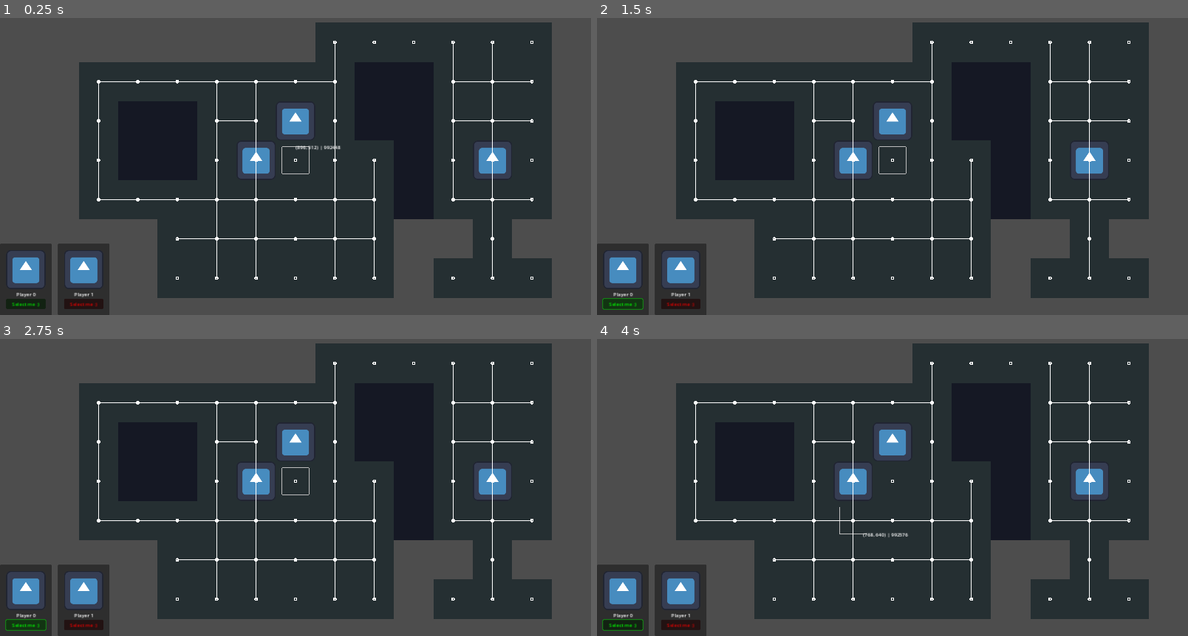
Above: before the commit, frames 1-4 (two rows, left to right).
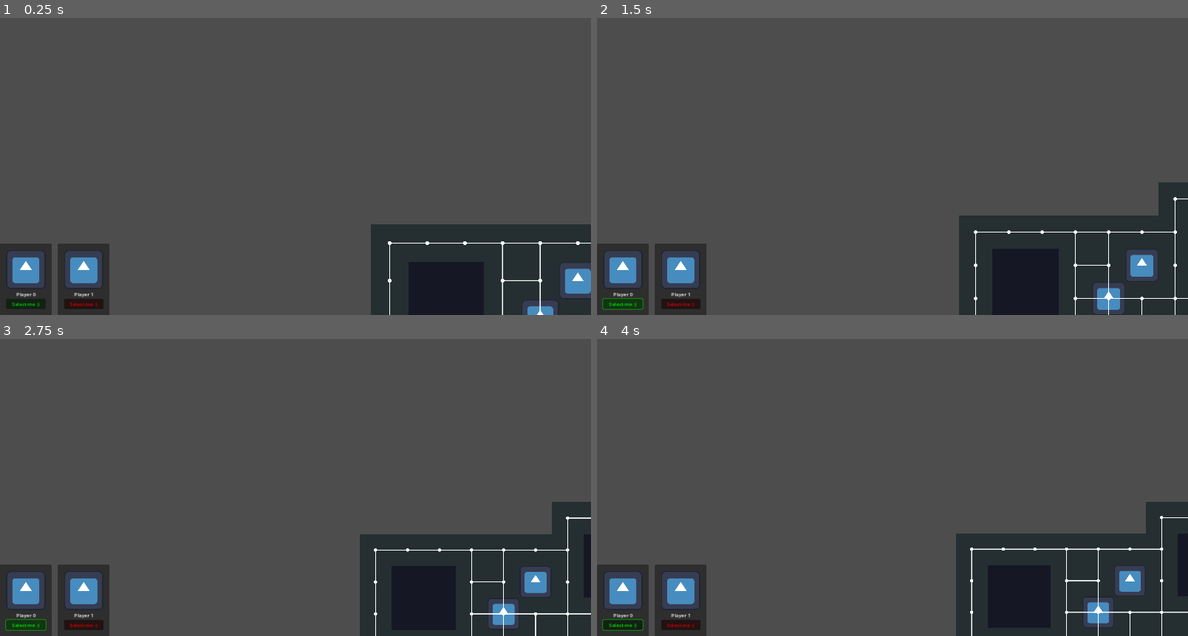
Above: after the commit, the same moments.

Repository: Petiazediter/godot-board-game
Game: Godot game, scene res://scenes/dungeon_scene.tscn
Two runs of this game, one before a commit and one after it. Both use one fixed random seed, a clock stepped at 60 frames per second and the inputs below. This scene is started directly instead of the project's main scene. The engine's default icon, where the game draws it, is replaced by a stand-in: a white triangle on a blue panel in a dark square.
Inputs (mouse positions are in pixels of both pictures, inside the frame that each line leads up to):
- Up to frame 1 (0.25 s): no input
- Up to frame 2 (1.5 s): click "Select me :)" at 0.5 s; click "Select me :)" at 1.25 s
- Up to frame 3 (2.75 s): click "Select me :)" at 2 s
- Up to frame 4 (4 s): move the mouse to (1022, 454) at 2.77 s; hold Right mouse button (move_to_grid) 2.78-3.5 s; click (1022, 454) at 2.92 s; tap Enter at 3.5 s; drag from (774, 487) to (862, 537) at 3.52 s

The runs differ from the first frame. In frame 1, 63% of the frame differs, in the area x 13-100%, y 1-100%; in frame 2, 64%; in frame 3, 64%; in frame 4, 64%.

Commit message:
feat: add camera zoom and movement

Diff:
--- a/nodes/AstarDebug/AstarDebug.gd
+++ b/nodes/AstarDebug/AstarDebug.gd
@@ -1,23 +1,24 @@
 extends Control
 
-var world: World
+var world: World;
 @export var board: Board;
 @onready var astar: AStar2D = board.astar if board else null;
 
 func _ready() -> void:
-	world = get_parent();
+	world = board.get_parent();
+	board.camera.on_camera_change.connect(queue_redraw);
 
 func position_has_obstacle(pos: Vector2):
 	return board.position_has_obstacle(pos);
 
 func _draw() -> void:
 	if not astar is AStar2D: return
-	var offset: Vector2 = Vector2( board.tile_set.tile_size / 2);
+	var offset: Vector2 = Vector2( board.tile_set.tile_size / 2) - global_position;
 	for point_id in astar.get_point_ids():
 		if astar.is_point_disabled(point_id): continue;
 		var point_position: Vector2 = astar.get_point_position(point_id);
 		if position_has_obstacle(point_position): continue;
-		draw_circle(point_position + offset, 4, Color.WHITE, false, 4);
+		draw_circle(point_position + offset, 4, Color.WHITE, false, 4, true);
 		var point_connections: PackedInt64Array = astar.get_point_connections(point_id);
 		var connected_positions = []
 		for connected_point in point_connections:
@@ -27,11 +28,11 @@
 			connected_positions.append(connected_point_position)
 
 		for connected_poistion in connected_positions:
-			draw_line(point_position + offset, connected_poistion + offset, Color.WHITE, 2);
+			draw_line(point_position + offset, connected_poistion + offset, Color.WHITE, 2, true);
 
 	var mouse_position = get_global_mouse_position();
 	if world.last_position:
-		draw_string(SystemFont.new(), mouse_position, "{last_position} | {point_id}".format([["last_position", world.last_position], ["point_id", world.board.get_point(world.last_position)] ]) )  #str(world.last_position))
+		draw_string(SystemFont.new(), mouse_position - global_position, "{last_position} | {point_id}".format([["last_position", world.last_position], ["point_id", world.board.get_point(world.last_position)] ]) )  #str(world.last_position))
 
 func _process(_delta: float) -> void:
 	queue_redraw();
--- a/nodes/AstarTileMap/AstarGridVisibility/AstarGridVisibilityLogic.gd
+++ b/nodes/AstarTileMap/AstarGridVisibility/AstarGridVisibilityLogic.gd
@@ -5,61 +5,48 @@
 var error_positions: Array[Vector2] = [];
 
 func draw_path(positions: Array[Vector2] = [], err_positions: Array[Vector2] = []) -> void:
-    add_draw_paths(positions);
-    add_error_paths(err_positions);
-    queue_redraw();
+	add_draw_paths(positions);
+	add_error_paths(err_positions);
+	queue_redraw();
 
 func add_draw_paths(positions: Array[Vector2]) -> void:
-    self.route_positions = get_valid_points(positions);
+	self.route_positions = get_valid_points(positions);
 
 func add_error_paths(positions: Array[Vector2]) -> void:
-    self.error_positions = get_valid_points(positions);
+	self.error_positions = get_valid_points(positions);
 
 func get_valid_points(positions: Array[Vector2]) -> Array[Vector2]:
-    if ( positions.size() == 0 ): return [];
-    var _valid_positions: Array[Vector2] = [];
-    for draw_position in positions:
-        var pos_id = board.get_point(draw_position);
-        if board.astar.has_point(pos_id):
-            _valid_positions.append(draw_position);
-    return _valid_positions;
+	if ( positions.size() == 0 ): return [];
+	var _valid_positions: Array[Vector2] = [];
+	for draw_position in positions:
+		var pos_id = board.get_point(draw_position);
+		if board.astar.has_point(pos_id):
+			_valid_positions.append(draw_position);
+	return _valid_positions;
+
+func _ready() -> void:
+	board.camera.on_camera_change.connect(queue_redraw);
 
 func _draw() -> void:
 	# if no position don't draw anything;
-    if (route_positions.size() == 0 and error_positions.size() == 0): return;
-    var tile_size = Vector2(board.tile_set.tile_size);
-    var MARGIN = 20
-    for route_pos in route_positions:
-        var point_id = board.get_point(route_pos);
-        if board.astar.is_point_disabled(point_id): continue;
-        draw_rectangle(route_pos, Vector2(tile_size), Color.GRAY, 1, Vector2(MARGIN,MARGIN));
+	if (route_positions.size() == 0 and error_positions.size() == 0): return;
+	var tile_size = Vector2(board.tile_set.tile_size);
+	var MARGIN = 20
+	for route_pos in route_positions:
+		var point_id = board.get_point(route_pos);
+		if board.astar.is_point_disabled(point_id): continue;
+		draw_rectangle_with_margin(route_pos, Vector2(tile_size), Color.GRAY, 1, Vector2(MARGIN,MARGIN));
 
-    for error_pos in error_positions:
-        var point_id = board.get_point(error_pos);
-        if board.astar.is_point_disabled(point_id): continue;
-        draw_rectangle(error_pos, Vector2(tile_size), Color.RED, 1, Vector2(MARGIN,MARGIN));
+	for error_pos in error_positions:
+		var point_id = board.get_point(error_pos);
+		if board.astar.is_point_disabled(point_id): continue;
+		draw_rectangle_with_margin(error_pos, Vector2(tile_size), Color.RED, 1, Vector2(MARGIN,MARGIN));
 
-func draw_rectangle(top_left_pos: Vector2, rect_size: Vector2, color: Color, width: int, margin: Vector2 = Vector2.ZERO) -> void:
-    # top left to top right
-    draw_line(
-        top_left_pos + margin,
-        top_left_pos + Vector2(rect_size.x, 0) + Vector2(-margin.x, margin.y),
-        color, width);
-    # bottom left to bottom right
-    draw_line(
-        top_left_pos + Vector2(0, rect_size.y) + Vector2(margin.x, -margin.y),
-        top_left_pos + rect_size + Vector2(-margin.x, -margin.y),
-        color, width
-    );
-	# top left to bottom left
-    draw_line(
-        top_left_pos + margin,
-        top_left_pos + Vector2(0, rect_size.y) + Vector2(margin.x, -margin.y),
-        color, width
-    );
-	# top right to bottom right
-    draw_line(
-        top_left_pos + Vector2(rect_size.x, 0) + Vector2(-margin.x, margin.y),
-        top_left_pos + rect_size + Vector2(-margin.x, -margin.y),
-        color, width
-    );
+func draw_rectangle_with_margin(top_left_pos: Vector2, rect_size: Vector2, color: Color, width: int, margin: Vector2 = Vector2.ZERO) -> void:
+	draw_rect(
+		Rect2( top_left_pos + margin - global_position, rect_size - margin * 2),
+		color,
+		false,
+		width,
+        true
+	)
--- a/nodes/AstarTileMap/AstarTileMap.gd
+++ b/nodes/AstarTileMap/AstarTileMap.gd
@@ -1,6 +1,7 @@
 extends TileMapLayer
 class_name Board;
 
+@export var camera: DraggableCamera;
 @export var character_manager: CharacterManager;
 @export var astar_grid: AstarGrid;
 
--- /dev/null
+++ b/nodes/DraggableCamera/DraggableCamera.gd
@@ -0,0 +1,48 @@
+extends Camera2D
+class_name DraggableCamera;
+
+signal on_camera_change;
+var is_feature_enabled = true;
+var is_zoom_enabled = true;
+
+var target_zoom: float = .8;
+
+const MIN_ZOOM: float = .8;
+const MAX_ZOOM: float = 1;
+const ZOOM_INCREMENT: float = 0.1;
+
+const ZOOM_RATE: float = 1;
+
+func _unhandled_input(event: InputEvent) -> void:
+	if is_feature_enabled:
+		if event is InputEventMouseMotion:
+			if event.button_mask == MOUSE_BUTTON_MASK_MIDDLE:
+				on_camera_change.emit();
+				position -= event.relative * zoom;
+		elif event is InputEventMouseButton and is_zoom_enabled:
+			if event.is_pressed():
+				if event.button_index == MOUSE_BUTTON_WHEEL_UP:
+					zoom_out();
+				elif event.button_index == MOUSE_BUTTON_WHEEL_DOWN:
+					zoom_in();
+
+func zoom_in():
+	target_zoom = max(target_zoom - ZOOM_INCREMENT, MIN_ZOOM);
+	set_physics_process(true);
+
+func zoom_out():
+	target_zoom = min(target_zoom + ZOOM_INCREMENT, MAX_ZOOM);
+	set_physics_process(true);
+
+func _physics_process(delta: float) -> void:
+	if !is_feature_enabled or !is_zoom_enabled: return set_physics_process(false);
+	on_camera_change.emit();
+	zoom = lerp(
+		zoom,
+		target_zoom * Vector2.ONE,
+		ZOOM_RATE * delta
+	)
+	on_camera_change.emit();
+	set_physics_process(
+		not is_equal_approx(zoom.x, target_zoom)
+		)
--- a/scenes/dungeon_scene.tscn
+++ b/scenes/dungeon_scene.tscn
@@ -11,6 +11,7 @@
 [ext_resource type="Script" path="res://nodes/AstarDebug/AstarDebug.gd" id="7_nqwlc"]
 [ext_resource type="Script" path="res://nodes/AvailableCharacterList/AvailableCharactersListLogic.gd" id="8_2dj0u"]
 [ext_resource type="Script" path="res://nodes/AstarTileMap/AstarGridVisibility/AstarGridVisibilityLogic.gd" id="9_34ekb"]
+[ext_resource type="Script" path="res://nodes/DraggableCamera/DraggableCamera.gd" id="12_ps0li"]
 
 [sub_resource type="TileSetAtlasSource" id="TileSetAtlasSource_bvpq2"]
 texture = ExtResource("1_m128l")
@@ -28,13 +29,14 @@
 [node name="DungeonScene" type="Node2D"]
 script = ExtResource("1_3s3vt")
 
-[node name="Board" type="TileMapLayer" parent="." node_paths=PackedStringArray("character_manager", "astar_grid")]
+[node name="Board" type="TileMapLayer" parent="." node_paths=PackedStringArray("camera", "character_manager", "astar_grid")]
 use_parent_material = true
 tile_map_data = PackedByteArray("AAACAAIAAAAAAAAAAAACAAMAAAAAAAAAAAADAAMAAAABAAAAAAADAAIAAAAAAAAAAAAEAAIAAAAAAAAAAAAEAA …(1040 unchanged characters)…
 tile_set = SubResource("TileSet_gk0af")
 script = ExtResource("3_c1bek")
+camera = NodePath("../Camera2D")
 character_manager = NodePath("../CharacterManager")
-astar_grid = NodePath("../AstarGridVisibilty")
+astar_grid = NodePath("../Camera2D/AstarGridVisibilty")
 
 [node name="ObstacleObject" type="Node2D" parent="Board"]
 position = Vector2(896, 384)
@@ -57,23 +59,6 @@
 texture = ExtResource("1_6dklj")
 offset = Vector2(64, 64)
 
-[node name="AstarGridVisibilty" type="Control" parent="." node_paths=PackedStringArray("board")]
-layout_mode = 3
-anchors_preset = 0
-offset_right = 40.0
-offset_bottom = 40.0
-script = ExtResource("9_34ekb")
-board = NodePath("../Board")
-
-[node name="AstarDebug" type="Control" parent="." node_paths=PackedStringArray("board")]
-layout_mode = 3
-anchors_preset = 0
-offset_right = 40.0
-offset_bottom = 40.0
-script = ExtResource("7_nqwlc")
-board = NodePath("../Board")
-metadata/_edit_use_anchors_ = true
-
 [node name="Line2D" type="Line2D" parent="."]
 position = Vector2(384, 256)
 points = PackedVector2Array(384, 256)
@@ -91,3 +76,23 @@
 theme_override_constants/separation = 20
 script = ExtResource("8_2dj0u")
 character_manager = NodePath("../../CharacterManager")
+
+[node name="Camera2D" type="Camera2D" parent="."]
+script = ExtResource("12_ps0li")
+
+[node name="AstarGridVisibilty" type="Control" parent="Camera2D" node_paths=PackedStringArray("board")]
+layout_mode = 3
+anchors_preset = 0
+offset_right = 40.0
+offset_bottom = 40.0
+script = ExtResource("9_34ekb")
+board = NodePath("../../Board")
+
+[node name="AstarDebug" type="Control" parent="Camera2D" node_paths=PackedStringArray("board")]
+layout_mode = 3
+anchors_preset = 0
+offset_right = 40.0
+offset_bottom = 40.0
+script = ExtResource("7_nqwlc")
+board = NodePath("../../Board")
+metadata/_edit_use_anchors_ = true
Not shown: 1 places in scenes/dungeon_scene.tscn that only renumber resources
